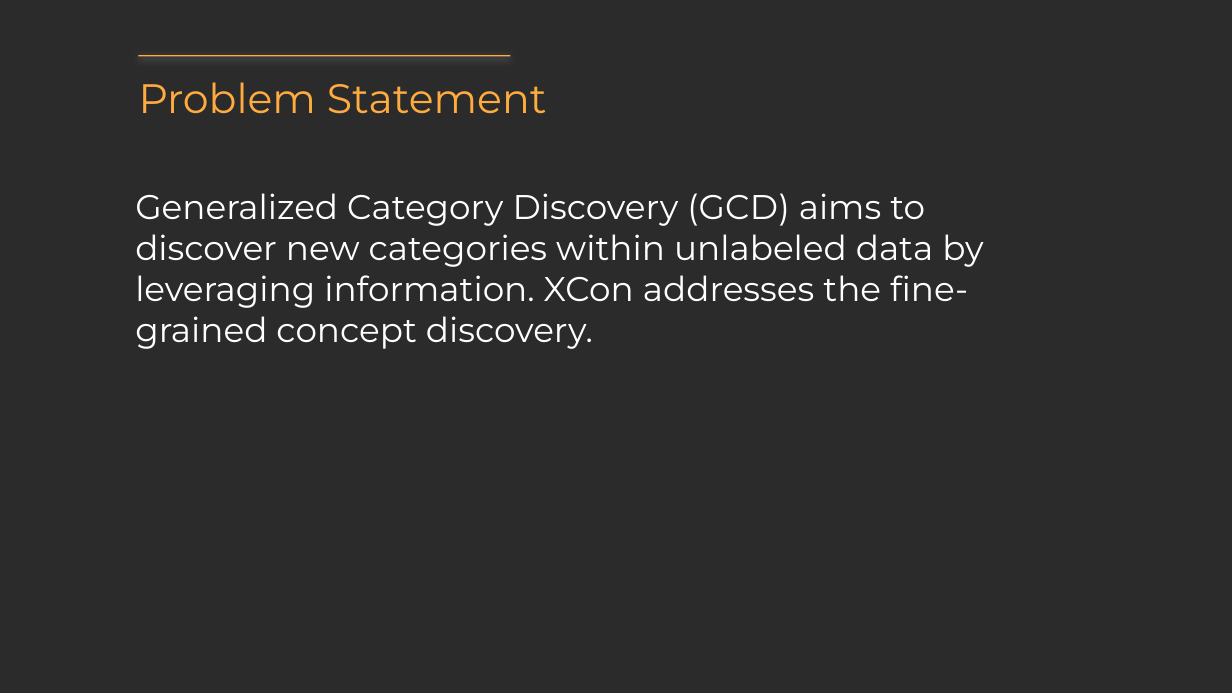
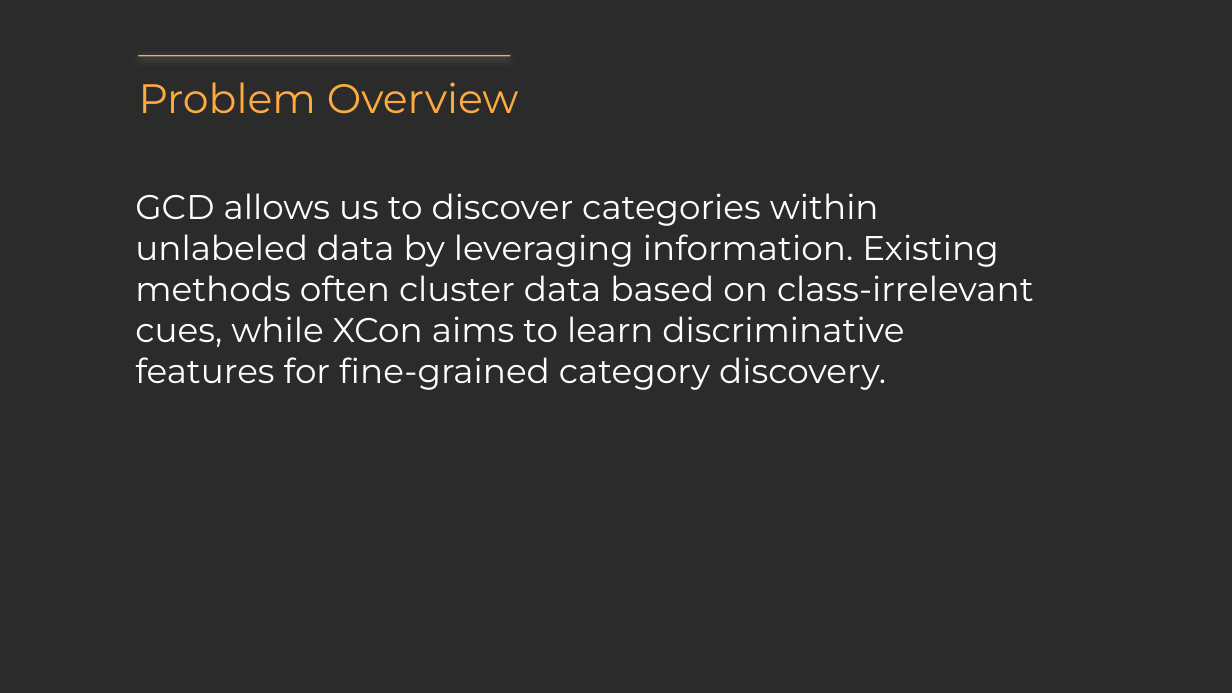
Before and after one commit to StephanieMussi/GRASPER, a slide deck: slide 3 of presentation.pptx. Drawn at 1232x693 pixels with LibreOffice and Linux fonts; fonts in the diff are those of the drawing; background and template pictures are left out; a plain dark background stands for a picture behind light text. Boxes give left, top, right and bottom in pixels: in the first picture for what was removed or moved away, otherwise in the second. Text is boxed around its words. In the diff, an @@ line names an element or a change of style, - is before the commit and + after.

```diff
--- a/presentation.pptx
+++ b/presentation.pptx
@@ text at box(139, 82, 519, 114): text changed @@
-Problem Statement
+Problem Overview
@@ text at box(135, 193, 1034, 390): text changed @@
-Generalized Category Discovery (GCD) aims to discover new categories within unlabeled data by leveraging information. XCon addresses the fine-grained concept discovery.
+GCD allows us to discover categories within unlabeled data by leveraging information. Existing methods often cluster data based on class-irrelevant cues, while XCon aims to learn discriminative features for fine-grained category discovery.
```
Also in this commit, not shown: 7 other slides changed, 1 slide added, 1 slide removed, 3 other files.
